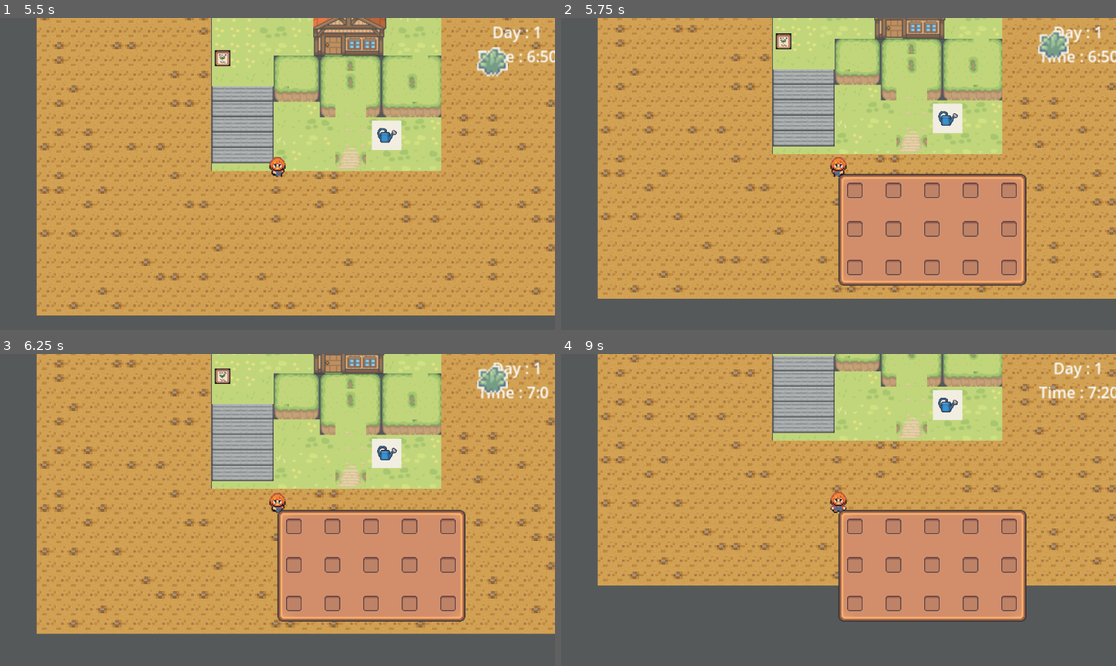
Above: before the commit, frames 1-4 (two rows, left to right).
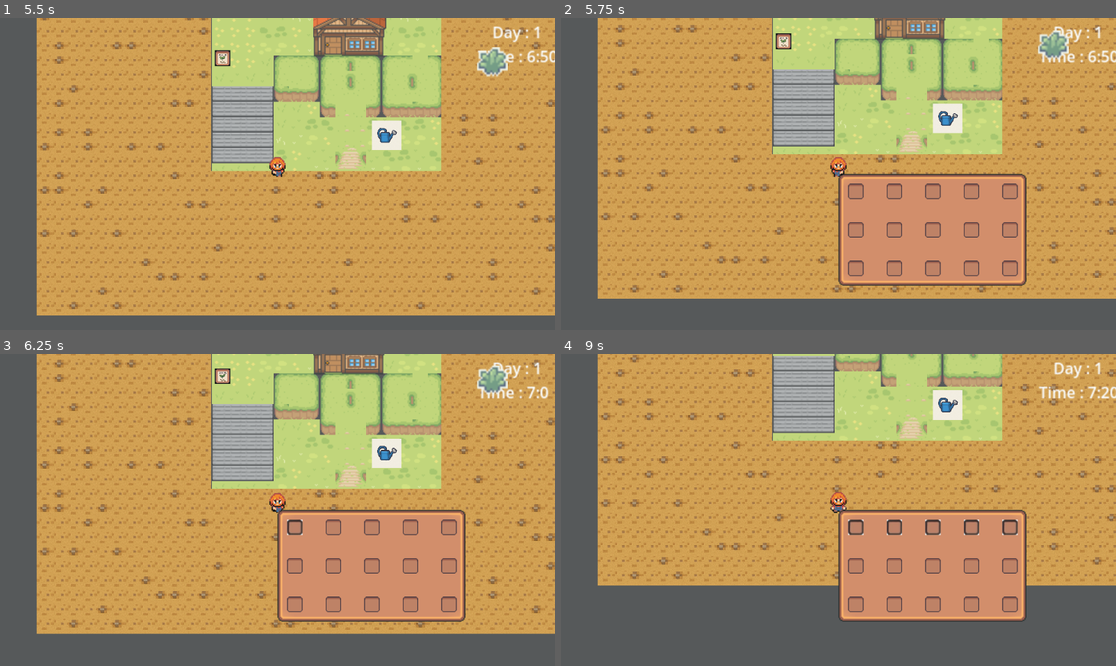
Above: after the commit, the same moments.

Repository: Anishax11/Farming-Sim
Game: Godot game, scene res://scenes/game.tscn
Same seed, same stepped clock (60 frames per second), same inputs: the game is played once before the commit and once after it.
Inputs (mouse positions are in pixels of both pictures, inside the frame that each line leads up to):
- Up to frame 1 (5.5 s): tap Enter at 0.5, 2, 4.25 s; drag from (94, 36) to (238, 36) at 0.52 s; tap Space at 1.25, 3.5, 5 s; drag from (105, 36) to (249, 36) at 1.27 s; move the mouse to (122, 36) at 2.02 s; hold D (Right) 2.03-2.75 s; click (122, 36) at 2.17 s; drag from (88, 36) to (111, 127) at 2.77 s; drag from (99, 36) to (305, 174) at 3.52 s; drag from (116, 36) to (194, 96) at 4.27 s; move the mouse to (133, 36) at 5.02 s; hold S (Down) from 5.03 s (still down); click (133, 36) at 5.17 s
- Up to frame 2 (5.75 s): keep holding S (Down); tap I (Inventory) at 5.65 s
- Up to frame 3 (6.25 s): release S (Down) at 5.75 s; drag from (294, 525) to (88, 366) at 5.77 s
- Up to frame 4 (9 s): drag from (894, 525) to (660, 366) at 6.52 s; drag from (932, 525) to (660, 366) at 7.27 s; move the mouse to (971, 525) at 8.02 s; hold S (Down) 8.03-8.75 s; click (971, 525) at 8.17 s; drag from (1010, 525) to (677, 360) at 8.77 s

Frame 1 is identical in both runs. In frame 2, 1.0% of the frame differs, in the area x 51-83%, y 52-83%; in frame 3, 1.0%; in frame 4, 1.1%.

Commit message:
added code to highlight inv panel

Diff:
--- a/scenes/inventory.tscn
+++ b/scenes/inventory.tscn
@@ -6,6 +6,10 @@
 [ext_resource type="Script" path="res://scripts/panel.gd" id="3_bunsj"]
 
 [sub_resource type="StyleBoxTexture" id="StyleBoxTexture_q16w5"]
+content_margin_left = 0.0
+content_margin_top = 0.0
+content_margin_right = 0.0
+content_margin_bottom = 0.0
 texture = ExtResource("2_qymee")
 
 [node name="Inventory" type="Node2D"]
@@ -23,10 +27,17 @@
 
 [node name="GridContainer" type="GridContainer" parent="NinePatchRect"]
 layout_mode = 1
-offset_left = 9.0
-offset_top = 9.0
-offset_right = 199.0
-offset_bottom = 114.0
+anchors_preset = 6
+anchor_left = 1.0
+anchor_top = 0.5
+anchor_right = 1.0
+anchor_bottom = 0.5
+offset_left = -185.0
+offset_top = -48.0
+offset_right = 6.0
+offset_bottom = 55.0
+grow_horizontal = 0
+grow_vertical = 2
 theme_override_constants/h_separation = 24
 theme_override_constants/v_separation = 24
 columns = 5
--- a/scripts/global.gd
+++ b/scripts/global.gd
@@ -29,7 +29,8 @@
 var watered_plants=[]
 var fully_grown_plant_soil=[]
 const PLANT = preload("res://scenes/plant.tscn")
-
+const HIGHLIGHTED_PANEL = preload("res://16x16/Sprites/highlighted_panel.jpg")
+const INVENTORY_SLOT = preload("res://16x16/Sprites/inventorySlot.png")
 
 func get_direction(direction) :
 
--- a/scripts/panel.gd
+++ b/scripts/panel.gd
@@ -10,8 +10,16 @@
 static var water_equipped=false
 var inventory_node
 var item_name
+var stylebox
+var clicked=false
+func _ready():
+	anchor_left = 1
+	anchor_top = 1
+	anchor_right = 1
+	anchor_bottom = 1
 
-func _ready():
+	stylebox = StyleBoxTexture.new()
+
 	self.connect("gui_input", Callable(self, "_on_gui_input")) #Attach signal to node
 	self.connect("child_entered_tree", Callable(self, "_on_panel_1_child_entered_tree"))
 	var inventory
@@ -25,6 +33,14 @@
 	if event is InputEventMouseButton and  event.button_index == MOUSE_BUTTON_LEFT :
 		if event.pressed:
 			#print("Pressed")
+			clicked=!clicked
+			if clicked==true:
+				stylebox.texture=Global.HIGHLIGHTED_PANEL
+				add_theme_stylebox_override("panel", stylebox)
+			else:
+				stylebox.texture=Global.INVENTORY_SLOT
+				add_theme_stylebox_override("panel", stylebox)
+
 			var inv=get_node("/root/Game/farm_scene/Farmer/Inventory")
 			print(Global.inventory_items)
 			#print("Clicked panel")
@@ -32,7 +48,8 @@
 			#print("ini pos:",texture_rect.position)
 			#print("self:",self.position)
 			#print(texture_rect.get_path())$TextureRect
-
+			if get_child(0)!=null:
+				get_child(0).position=Vector2(position.x+2,position.y+2)
 
 			if item_name=="seeds":
 				#print("Item is seeds")
@@ -107,21 +124,29 @@
 
 
 func _on_panel_1_child_entered_tree(node: Node) -> void:
+	node.position=Vector2(position.x+2,position.y+2)
+	#node.expand_mode = TextureRect.EXPAND_IGNORE_SIZE
+	#node.stretch_mode = TextureRect.STRETCH_KEEP_ASPECT_CENTERED
+	#node.set_anchors_preset(Control.PRESET_CENTER)
 	#print("Item added to panel")
 	if node is TextureRect and node.name=="seeds":
-		node.scale.x=0.016
-		node.scale.y=0.016
+		node.scale.x=0.012
+		node.scale.y=0.012
+		#node.position=Vector2(position.x+2,position.y+2)
 		item_name="seeds"
 		#print("SEEDS added:",node)
 	if node is TextureRect and node.name=="watercan":
-		node.scale.x=0.016
-		node.scale.y=0.016
+
+		node.scale.x=0.012
+		node.scale.y=0.012
+		#
 		item_name="watercan"
 
 	if node is TextureRect and node.name=="strawberry" or node.name=="potato":
 		print("STRAWBERRY texture:", node.texture)
 		node.position=Vector2(position.x-4,position.y-4)
-		node.scale.x=0.1
-		node.scale.y=0.1
+
+		#node.scale.x=0.1
+		#node.scale.y=0.1
 		item_name=node.name
 		#print("STr texturerect added to panel")
--- a/scripts/soil.gd
+++ b/scripts/soil.gd
@@ -10,6 +10,7 @@
 var inventory
 
 var watered=false
+
 func _ready() -> void:
 	inventory=get_node("/root/Game/farm_scene/Farmer/Inventory")
 	if randi_range(0,7)==3:
Binary file added: 16x16/Sprites/highlighted_panel.jpg
Not shown, added: 16x16/Sprites/highlighted_panel.jpg.import
